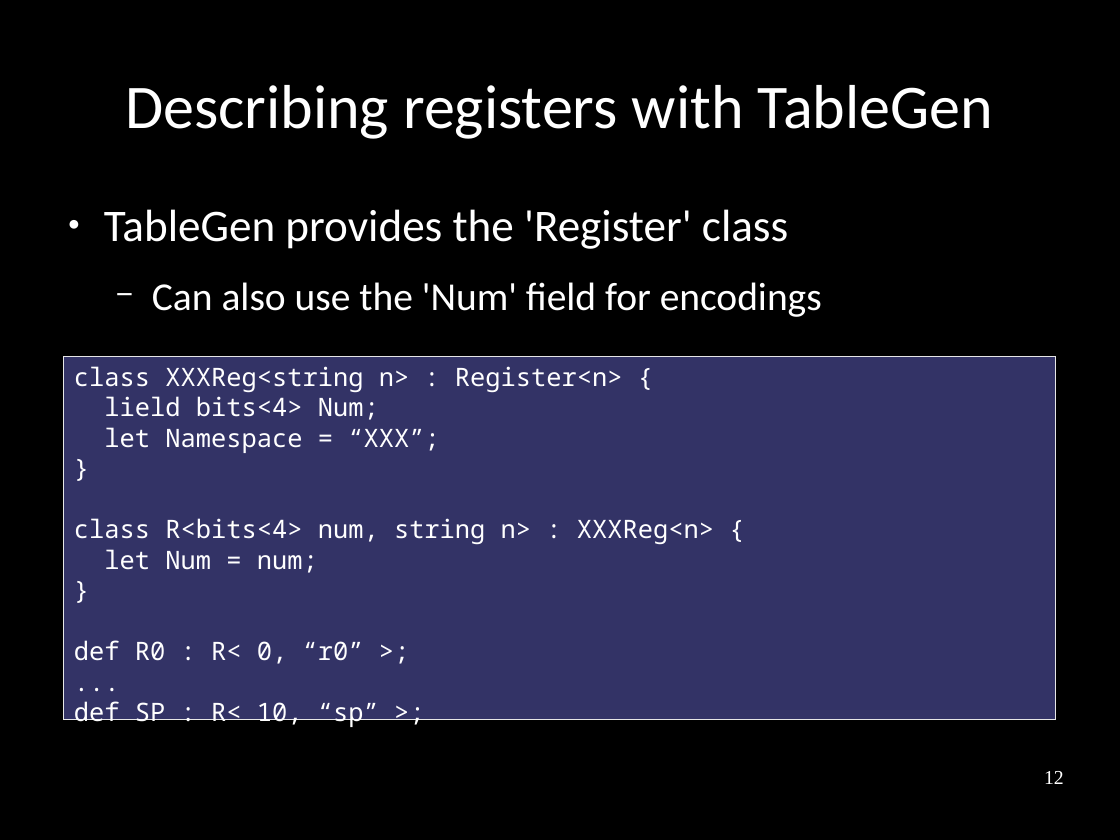
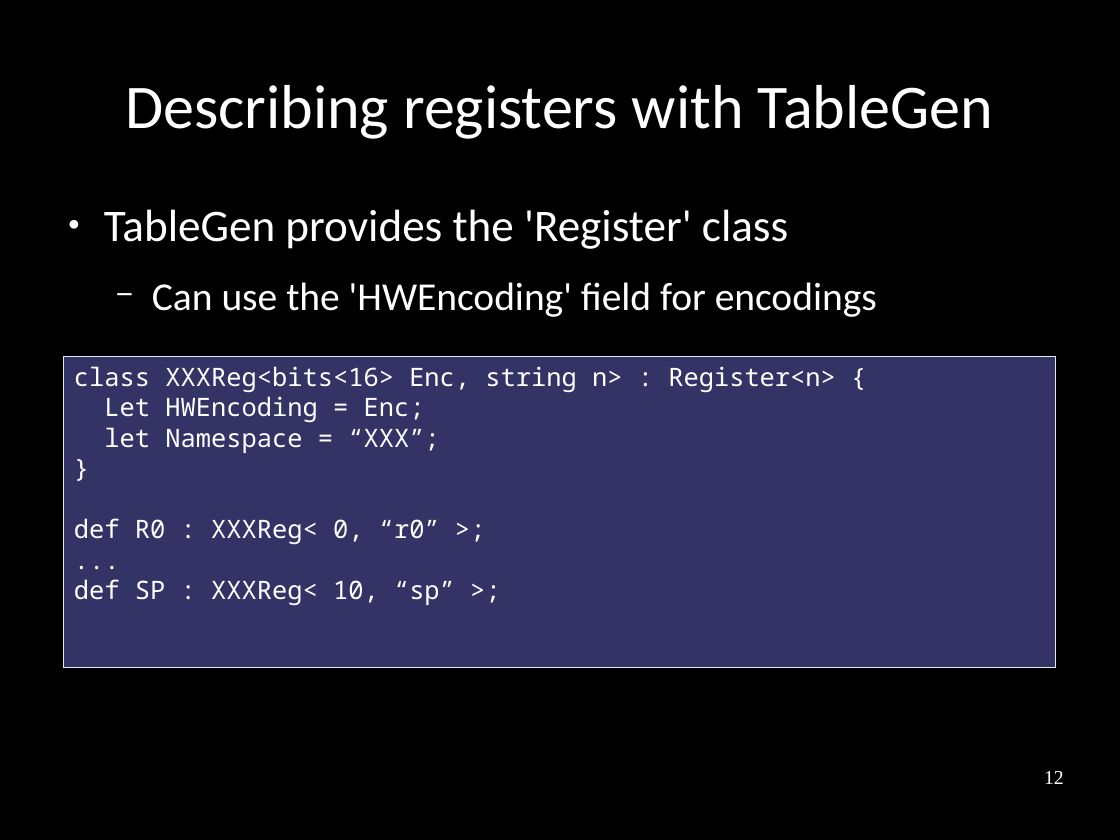
Before and after one commit to frasercrmck/llvm-leg, a slide deck: slide 12 of docs/Codeplay/Slides.odp. Drawn at 1120x840 pixels with LibreOffice and Linux fonts; fonts in the diff are those of the drawing. Boxes give left, top, right and bottom in pixels: in the first picture for what was removed or moved away, otherwise in the second. Text is boxed around its words. In the diff, an @@ line names an element or a change of style, - is before the commit and + after.

Commit message:
Updated RegisterInfo slide.

```diff
--- a/docs/Codeplay/Slides.odp
+++ b/docs/Codeplay/Slides.odp
@@ text at <box>152,282,877,317</box>: text changed @@
-  − Can also use the 'Num' field for encodings
+  − Can use the 'HWEncoding' field for encodings
@@ rectangle "class XXXReg<bits<16> Enc, string n> ...": place and size @@
-rectangle "class XXXReg<bits<16> Enc, string n> ..." at <box>64,356,1056,720</box>
+rectangle "class XXXReg<bits<16> Enc, string n> ..." at <box>64,356,1056,668</box>
@@ text in rectangle at <box>74,366,836,423</box>: text changed @@
-class XXXReg<string n> : Register<n> {
-lield bits<4> Num;
+class XXXReg<bits<16> Enc, string n> : Register<n> {
+Let HWEncoding = Enc;
@@ text in rectangle at <box>74,518,440,544</box>: text changed @@
-class R<bits<4> num, string n> : XXXReg<n> {
-let Num = num;
-}
-def R0 : R< 0, “r0” >;
+def R0 : XXXReg< 0, “r0” >;
@@ text in rectangle at <box>74,579,455,605</box>: text changed @@
-def SP : R< 10, “sp” >;
+def SP : XXXReg< 10, “sp” >;
```
Also in this commit, not shown: 1 other slide changed.
